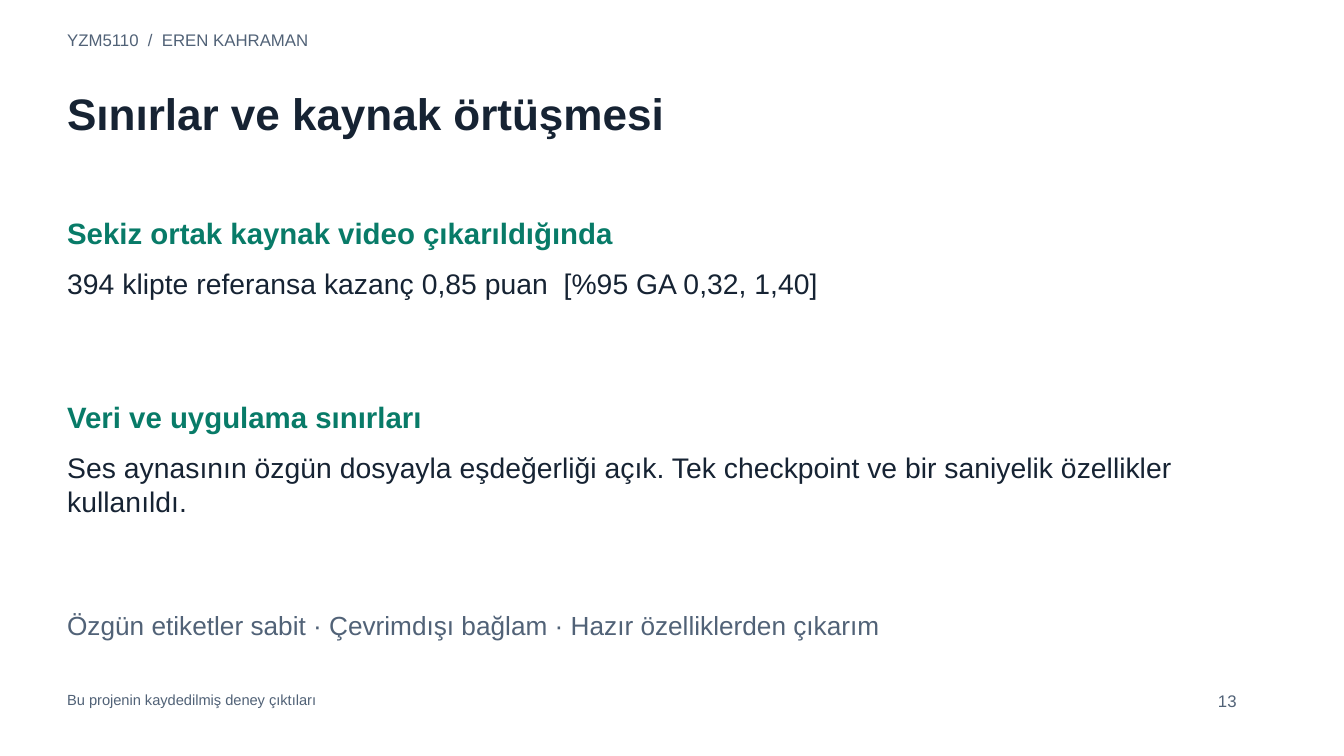
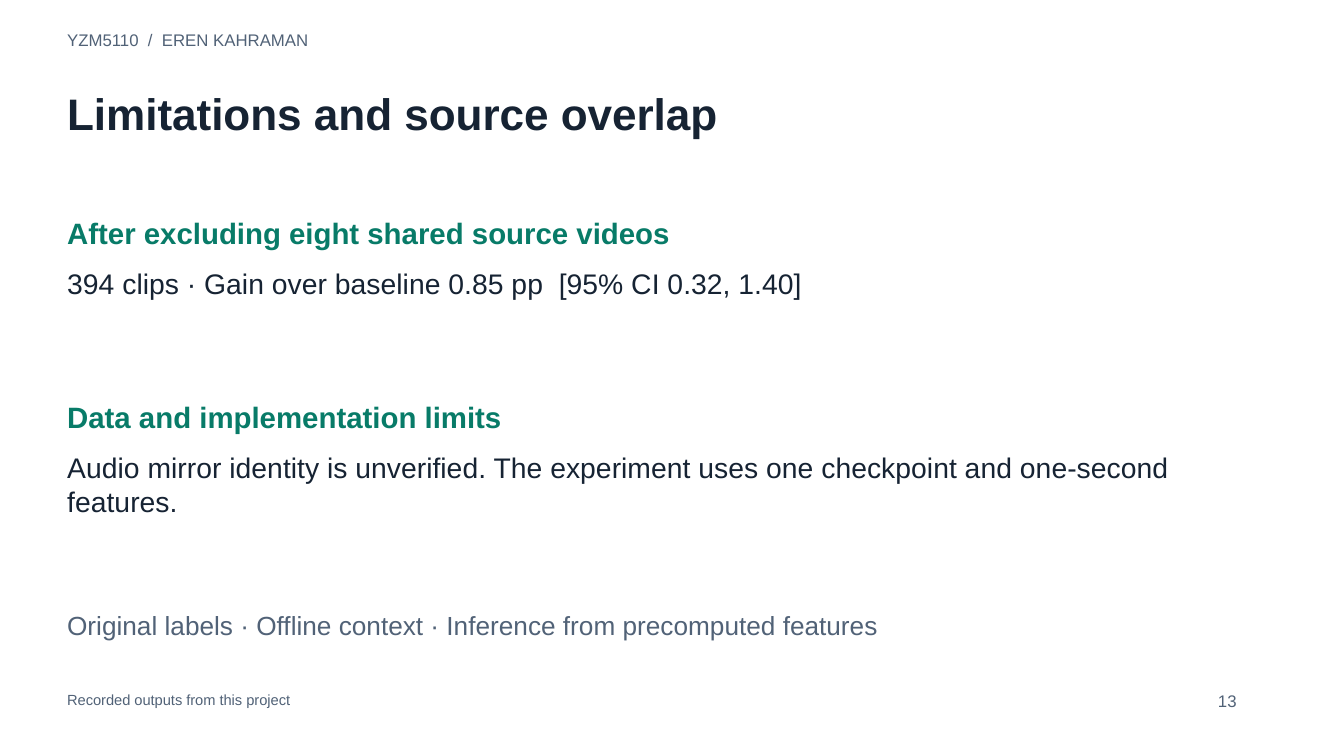
Before and after one commit to yasarkasa/yzm5110-ave-audio-shifts, a slide deck: slide 13 of output/slides/Kahraman_YZM5110_Presentation.pptx. Drawn at 1344x756 pixels with LibreOffice and Linux fonts; fonts in the diff are those of the drawing. Boxes give left, top, right and bottom in pixels: in the first picture for what was removed or moved away, otherwise in the second. Text is boxed around its words. In the diff, an @@ line names an element or a change of style, - is before the commit and + after.

```diff
--- a/output/slides/Kahraman_YZM5110_Presentation.pptx
+++ b/output/slides/Kahraman_YZM5110_Presentation.pptx
@@ text at box(67, 98, 717, 138): text changed @@
-Sınırlar ve kaynak örtüşmesi
+Limitations and source overlap
@@ text at box(67, 222, 669, 250): text changed @@
-Sekiz ortak kaynak video çıkarıldığında
+After excluding eight shared source videos
@@ text at box(67, 273, 801, 300): text changed @@
-394 klipte referansa kazanç 0,85 puan [%95 GA 0,32, 1,40]
+394 clips · Gain over baseline 0.85 pp [95% CI 0.32, 1.40]
@@ text at box(67, 406, 502, 434): text changed @@
-Veri ve uygulama sınırları
+Data and implementation limits
@@ text at box(67, 457, 1168, 513): text changed @@
-Ses aynasının özgün dosyayla eşdeğerliği açık. Tek checkpoint ve bir saniyelik özellikler kullanıldı.
+Audio mirror identity is unverified. The experiment uses one checkpoint and one-second features.
@@ text at box(67, 616, 878, 641): text changed @@
-Özgün etiketler sabit · Çevrimdışı bağlam · Hazır özelliklerden çıkarım
+Original labels · Offline context · Inference from precomputed features
@@ text at box(67, 694, 290, 708): text changed @@
-Bu projenin kaydedilmiş deney çıktıları
+Recorded outputs from this project
```
Also in this commit, not shown: 14 other slides changed, 12 other files.
